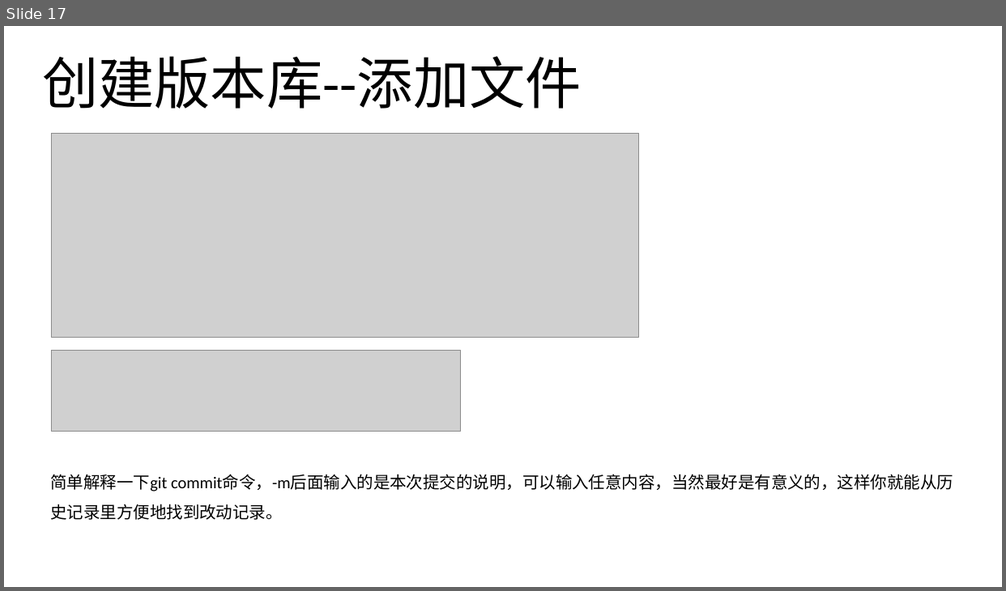
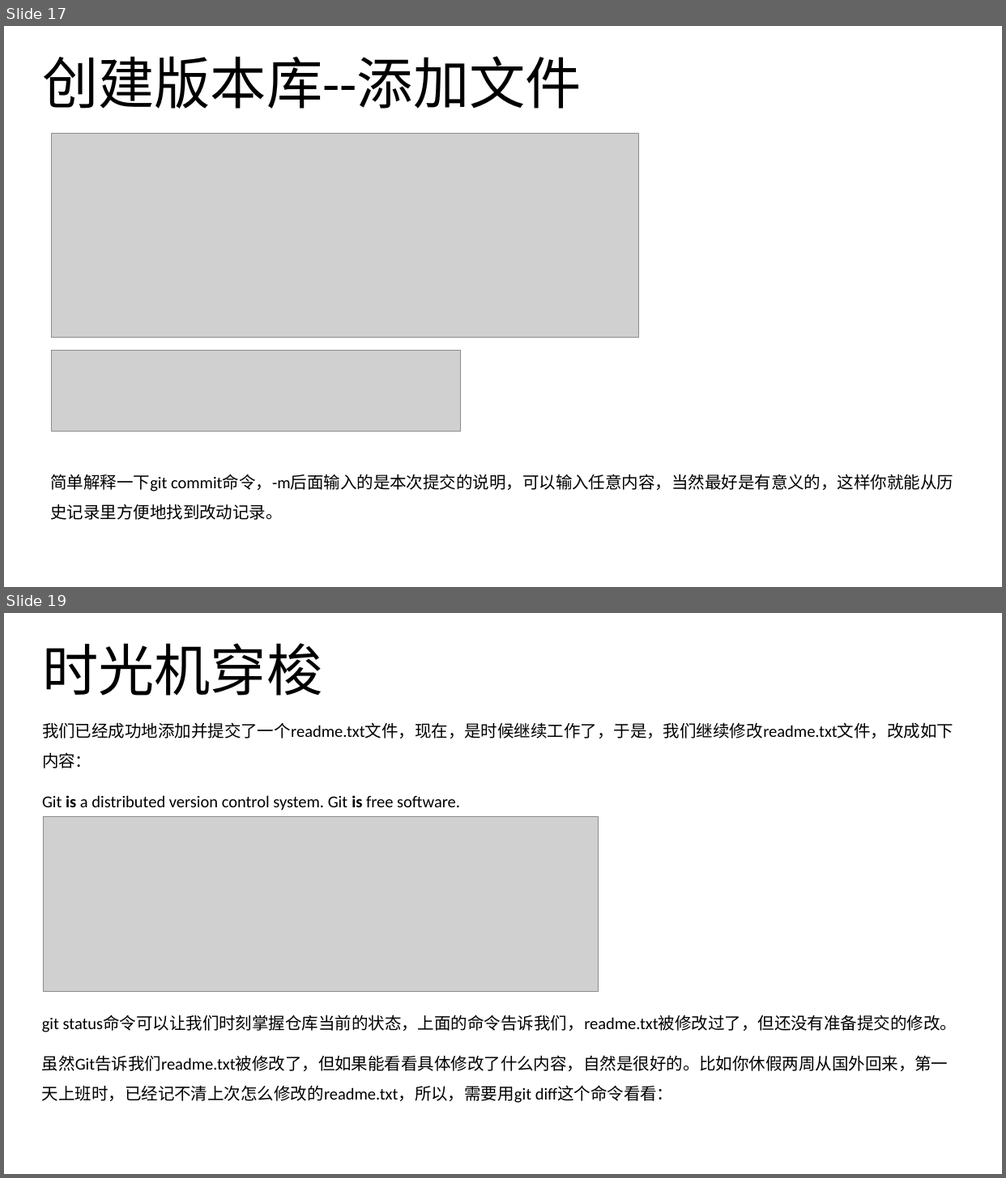
Before and after one commit to noprom/shandong, a slide deck: doc/ppt/git.pptx. Shown one above the other, each under a label of ours: slide 17 before the commit, slides 17 and 19 after it; the slides between them are not shown. The pictures are 1006x591 and 1006x1178 pixels, drawn with LibreOffice and Linux fonts; fonts in the diff are those of the drawing; grey boxes stand for pictures. Boxes give left, top, right and bottom in pixels: in the first picture for what was removed or moved away, otherwise in the second. Text is boxed around its words. In the diff, an @@ line names an element or a change of style, - is before the commit and + after.

```diff
--- a/doc/ppt/git.pptx
+++ b/doc/ppt/git.pptx
@@ slide 19 added at [4,613,1002,1174], background #FFFFFF @@
@@ title added at [42,643,322,696], 54 pt, text #000000 @@
+时光机穿梭
@@ subtitle added at [42,722,953,811], 16 pt, text #000000 @@
+我们已经成功地添加并提交了一个readme.txt文件，现在，是时候继续工作了，于是，我们继续修改readme.txt文件，改成如下内容：
+Git is a distributed version control system. Git is free software.
@@ picture added at [43,817,599,992] @@
@@ text added at [42,1016,957,1103], 16 pt, text #000000 @@
+git status命令可以让我们时刻掌握仓库当前的状态，上面的命令告诉我们，readme.txt被修改过了，但还没有准备提交的修改。
+虽然Git告诉我们readme.txt被修改了，但如果能看看具体修改了什么内容，自然是很好的。比如你休假两周从国外回来，第一天上班时，已经记不清上次怎么修改的readme.txt，所以，需要用git diff这个命令看看：
```
Also in this commit, not shown: 3 other slides added.
